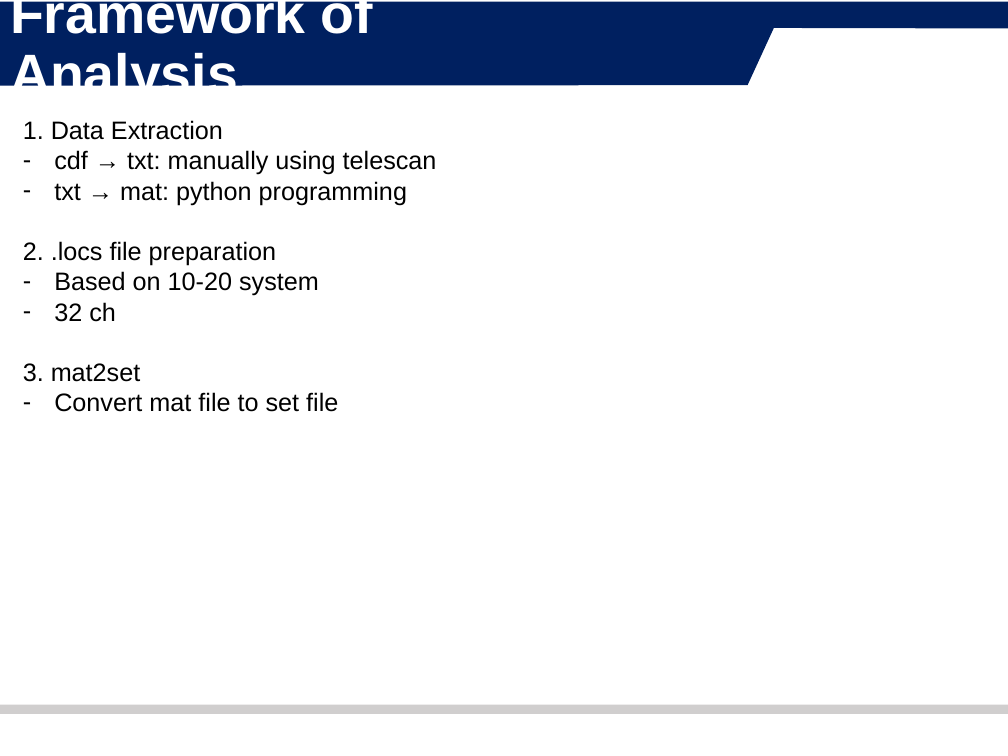
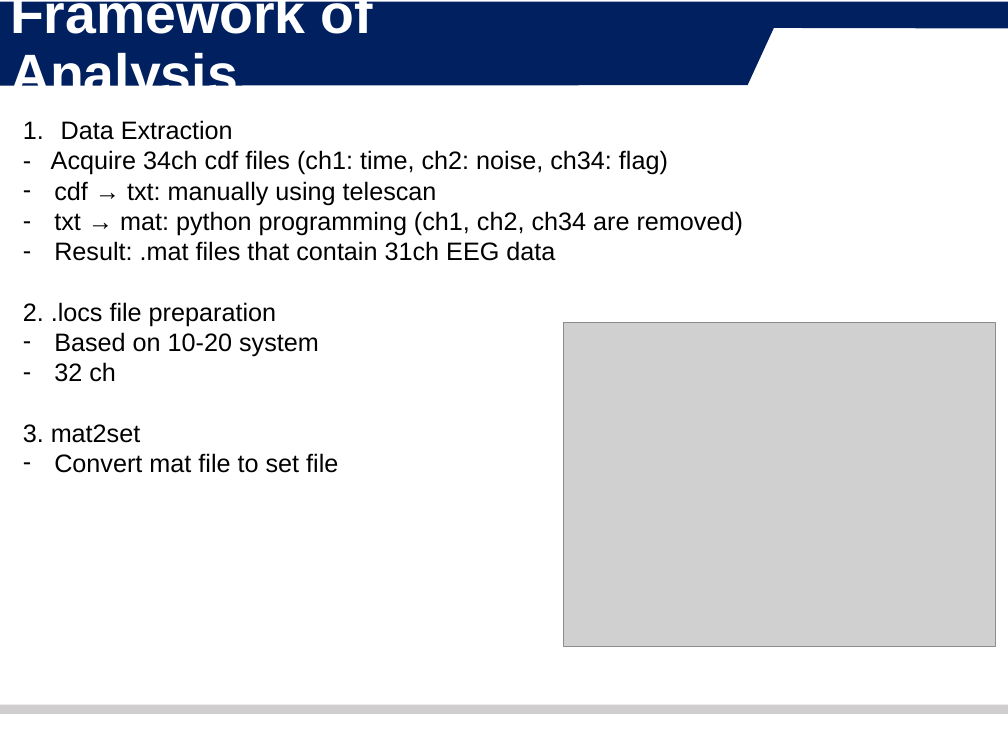
Before and after one commit to Esoh124/B2X_2nd_Year_3rd_Pilot_Customizing, a slide deck: slide 4 of matlab/03_PILOT_Framework of Analysis.pptx. Drawn at 1008x756 pixels with LibreOffice and Linux fonts; fonts in the diff are those of the drawing; grey boxes stand for pictures; background and template pictures are left out. Boxes give left, top, right and bottom in pixels: in the first picture for what was removed or moved away, otherwise in the second. Text is boxed around its words. In the diff, an @@ line names an element or a change of style, - is before the commit and + after.

```diff
--- a/matlab/03_PILOT_Framework of Analysis.pptx
+++ b/matlab/03_PILOT_Framework of Analysis.pptx
@@ text at (51, 120, 668, 175): text changed @@
-1. Data Extraction
+1. Data Extraction
+- Acquire 34ch cdf files (ch1: time, ch2: noise, ch34: flag)
@@ text at (54, 211, 743, 261): text changed @@
-– txt → mat: python programming
+– txt → mat: python programming (ch1, ch2, ch34 are removed)
+– Result: .mat files that contain 31ch EEG data
@@ picture added at (563, 323, 995, 646) @@
```
Also in this commit, not shown: 2 other slides changed, 3 other files.
